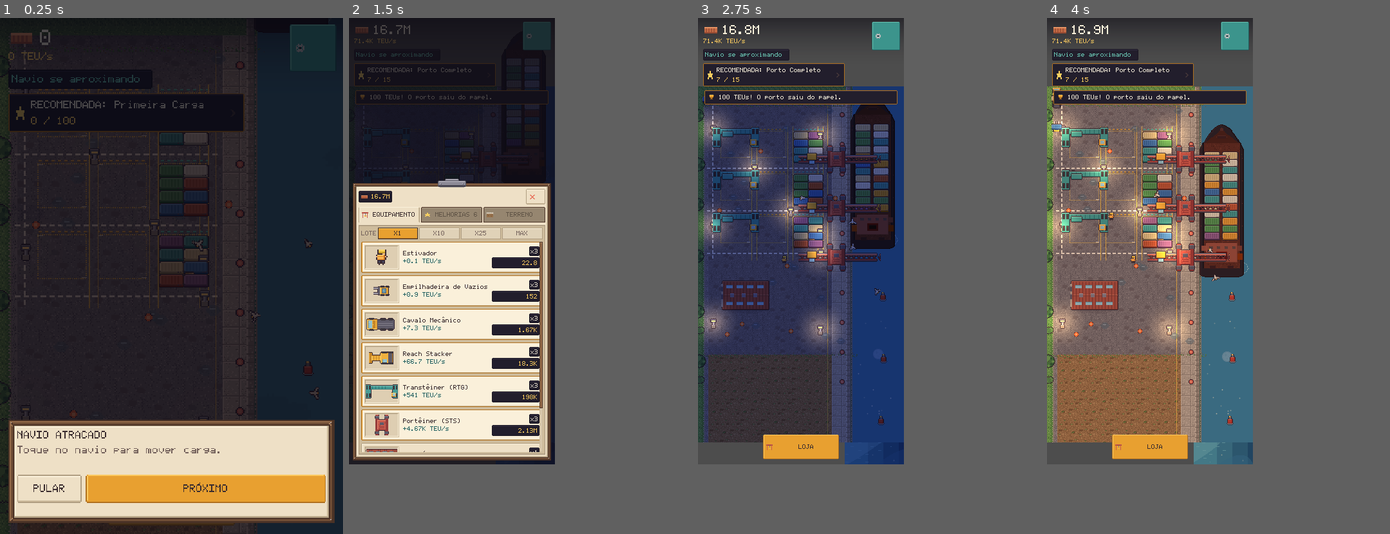
Above: before the commit, frames 1-4 (left to right).
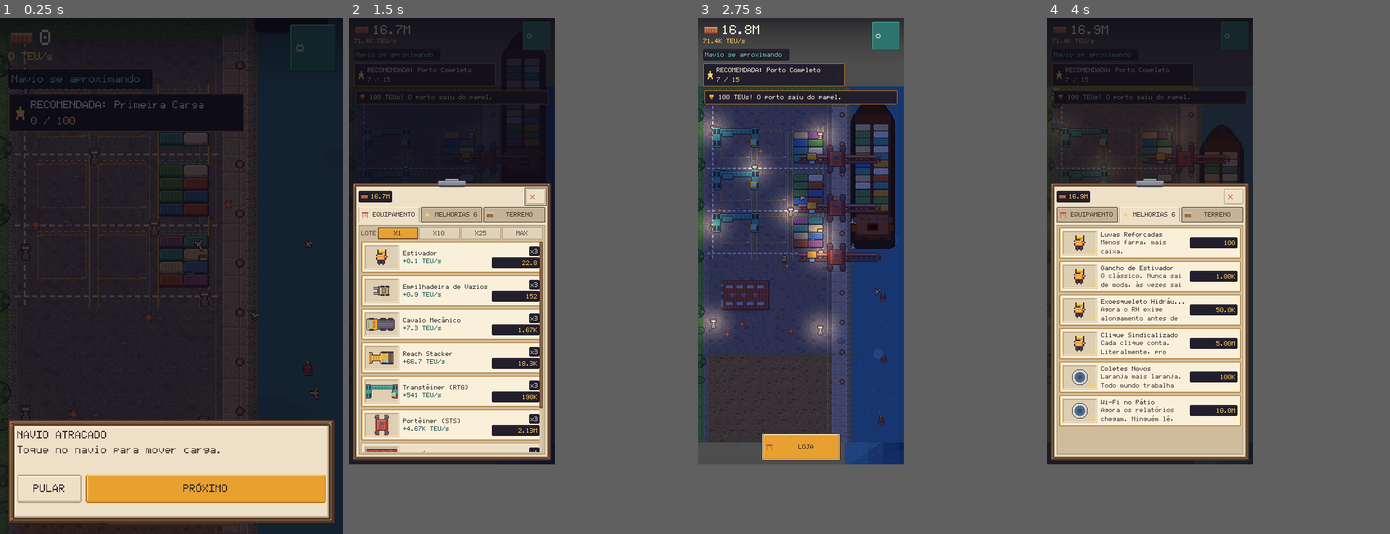
Above: after the commit, the same moments.

Repository: chicogborba/HarborClick
Game: Godot game, scene res://tools/capture/capture.tscn
The game is run twice, just before and just after one commit, with the same random seed, the same clock (stepped at 60 frames per second) and the same inputs. This scene is started directly instead of the project's main scene.
Inputs (mouse positions are in pixels of both pictures, inside the frame that each line leads up to):
- Up to frame 1 (0.25 s): no input
- Up to frame 2 (1.5 s): click "LOJA" at 0.5 s; click "LOJA" at 1.25 s
- Up to frame 3 (2.75 s): click "EQUIPAMENTO" at 2 s
- Up to frame 4 (4 s): tap Enter (ui_accept) at 2.75 s; move the mouse to (1293, 250) at 2.77 s; hold D (pan_right) 2.78-3.5 s; hold Enter (ui_accept) 2.78-3.5 s; click (1293, 250) at 2.92 s; click (1218, 245) at 3.5 s, where only the run after the commit has a clickable "MELHORIAS 6"

The runs differ from the first frame. In frame 1, 0.2% of the frame differs, in the area x 5-64%, y 82-85%; in frame 2, 1.0%; in frame 3, 0.5%; in frame 4, 48%, in the area x 0-61%, y 0-87%.

Commit message:
feat: make the whole game reachable by keyboard and readable at AA
Contrast was chosen by eye and nine functional text pairs missed WCAG
AA. The worst were the inactive tab label at 2.08:1 and the muted key at
2.90:1 — text the player is expected to read. The ink, the teal and rust
key bases and the inactive tab surface are darkened until every pair
clears 4.5:1, computed rather than eyeballed, and
tests/contrast_test_runner locks all twenty in.

Inactive controls are exempt from that floor under WCAG 1.4.3, so they
are checked at a lower one instead: a disabled key should not look
enabled, but it should still be readable.

The focus ring is now two-tone. A single colour cannot separate from
both the cream paper of the board and the near-black slate of a readout,
so it carries an ink pixel outside a cream one and whichever surface it
lands on, one of them reads.

Keyboard:

- shop cards were pointer-only. They take focus and activate on Enter
  now, through the same dedupe window as touch so a key repeat cannot
  buy twice;
- opening an overlay moves focus into it and closing hands it back to
  the key that opened it. Without that, every close dumped a keyboard
  user at the top of the tree.

Screen readers: keys named by their own label, icon keys given explicit
names (an icon is not a label), and settings rows named with the option
they belong to — "LIGADA" on its own says nothing.

Co-Authored-By: Claude Opus 5 <noreply@anthropic.com>

Diff:
--- a/scripts/ui/hud.gd
+++ b/scripts/ui/hud.gd
@@ -126,9 +126,9 @@
 
 
 func _build_keys() -> void:
-	var gear := UiTheme.icon_button(UiTheme.Icon.GEAR, &"alt")
+	var gear := UiTheme.icon_button(UiTheme.Icon.GEAR, &"alt",
+		UiTheme.TOUCH_MIN, "Ajustes")
 	gear.name = "SettingsGear"
-	gear.tooltip_text = "Ajustes"
 	gear.pressed.connect(func() -> void:
 		AudioManager.play_sfx("tap")
 		settings_pressed.emit())
--- a/scripts/ui/port_journal.gd
+++ b/scripts/ui/port_journal.gd
@@ -26,6 +26,7 @@
 var _clip: TextureRect
 var _list: VBoxContainer
 var _tab_buttons: Dictionary = {}
+var _focus_return: Control
 
 
 func setup(manager_or_callbacks: Variant, callbacks: Dictionary = {}) -> void:
@@ -62,7 +63,8 @@
 	title.size_flags_horizontal = Control.SIZE_EXPAND_FILL
 	title.vertical_alignment = VERTICAL_ALIGNMENT_CENTER
 	header.add_child(title)
-	var close_button := UiTheme.icon_button(UiTheme.Icon.CLOSE, &"ghost", 26.0)
+	var close_button := UiTheme.icon_button(UiTheme.Icon.CLOSE, &"ghost", 26.0,
+		"Fechar o diário")
 	close_button.custom_minimum_size = Vector2(30, 24)
 	close_button.tooltip_text = "Fechar (Esc)"
 	close_button.pressed.connect(close)
@@ -101,8 +103,10 @@
 func open(tab := "next") -> void:
 	_active_tab = tab if TABS.any(func(entry: Array) -> bool: return entry[0] == tab) else "next"
 	_open = true
+	_focus_return = get_viewport().gui_get_focus_owner()
 	_refresh()
 	_layout()
+	UiTheme.focus_first(_sheet)
 	open_changed.emit(true)
 
 
@@ -111,6 +115,8 @@
 		return
 	_open = false
 	_layout()
+	UiTheme.restore_focus(_focus_return)
+	_focus_return = null
 	open_changed.emit(false)
 
 
@@ -247,6 +253,8 @@
 			&"amber" if pinned else &"ghost", 28.0)
 		pin.custom_minimum_size = Vector2(30, 28)
 		pin.size_flags_vertical = Control.SIZE_SHRINK_CENTER
+		UiTheme.describe(pin, "Fixar \"%s\" no HUD"
+			% str(objective.get("title", "meta")))
 		pin.tooltip_text = "Fixada no HUD" if pinned else "Fixar no HUD"
 		pin.disabled = pinned
 		pin.pressed.connect(_pin.bind(StringName(objective.get("id", ""))))
--- a/scripts/ui/prestige_dialog.gd
+++ b/scripts/ui/prestige_dialog.gd
@@ -16,6 +16,7 @@
 var _summary: Label
 var _confirm: Button
 var _tree: VBoxContainer
+var _focus_return: Control
 var _scroll: ScrollContainer
 var _viewport_clip: Control
 
@@ -48,7 +49,8 @@
 	title.size_flags_horizontal = Control.SIZE_EXPAND_FILL
 	title.vertical_alignment = VERTICAL_ALIGNMENT_CENTER
 	header.add_child(title)
-	var close_button := UiTheme.icon_button(UiTheme.Icon.CLOSE, &"ghost", 26.0)
+	var close_button := UiTheme.icon_button(UiTheme.Icon.CLOSE, &"ghost", 26.0,
+		"Fechar a proposta")
 	close_button.custom_minimum_size = Vector2(30, 24)
 	close_button.tooltip_text = "Fechar (Esc)"
 	close_button.pressed.connect(close)
@@ -92,7 +94,9 @@
 	_quoted = false
 	_summary.text = "Consulte a proposta antes de confirmar a reconstrução."
 	_confirm.text = "VER PROPOSTA"
-	_layout()
+	_focus_return = get_viewport().gui_get_focus_owner()
+	_layout()
+	_confirm.grab_focus()
 	open_changed.emit(true)
 
 
@@ -100,6 +104,8 @@
 	if not _open: return
 	_open = false
 	_layout()
+	UiTheme.restore_focus(_focus_return)
+	_focus_return = null
 	open_changed.emit(false)
 
 
--- a/scripts/ui/settings_panel.gd
+++ b/scripts/ui/settings_panel.gd
@@ -29,6 +29,7 @@
 var _wipe_btn: Button
 var _tutorial_btn: Button
 var _safe_rect := Rect2()
+var _focus_return: Control
 
 
 func _ready() -> void:
@@ -133,6 +134,10 @@
 	var value := UiTheme.button("", &"alt", UiTheme.SIZE_SMALL)
 	value.custom_minimum_size = Vector2(VALUE_WIDTH, ROW_HEIGHT)
 	value.tooltip_text = name_text
+	# The key's own text is only the value ("LIGADA"); on its own that says
+	# nothing, so the accessible name carries the row it belongs to.
+	value.set_meta("row_name", name_text)
+	UiTheme.describe(value, name_text)
 	value.pressed.connect(on_press)
 	row.add_child(value)
 	return value
@@ -149,9 +154,11 @@
 	_wipe_btn.text = "APAGAR PROGRESSO"
 	UiTheme.style_button(_wipe_btn, &"danger")
 	_refresh()
+	_focus_return = get_viewport().gui_get_focus_owner()
 	visible = true
 	open_changed.emit(true)
 	_layout()
+	UiTheme.focus_first(_panel)
 	if not UserPreferences.can_animate():
 		_panel.modulate.a = 1.0
 		_panel.scale = Vector2.ONE
@@ -170,6 +177,8 @@
 		return
 	AudioManager.play_sfx("tap")
 	visible = false
+	UiTheme.restore_focus(_focus_return)
+	_focus_return = null
 	open_changed.emit(false)
 
 
@@ -223,6 +232,10 @@
 			[_numbers_btn, UserPreferences.floating_numbers],
 			[_fullscreen_btn, UserPreferences.fullscreen]]:
 		UiTheme.style_button(pair[0], &"alt" if bool(pair[1]) else &"off")
+	for button in [_music_btn, _sfx_btn, _motion_btn, _numbers_btn,
+			_ui_scale_btn, _fullscreen_btn]:
+		button.accessibility_name = "%s: %s" % [
+			str(button.get_meta("row_name", "")), button.text]
 
 
 func _toggle_music() -> void:
--- a/scripts/ui/shop.gd
+++ b/scripts/ui/shop.gd
@@ -51,6 +51,7 @@
 var _safe_rect := Rect2()
 var _profile := ""
 var _buy_mode: StringName = &"x1"
+var _focus_return: Control
 
 
 func _ready() -> void:
@@ -162,7 +163,8 @@
 	gap.mouse_filter = Control.MOUSE_FILTER_IGNORE
 	header.add_child(gap)
 
-	var close_btn := UiTheme.icon_button(UiTheme.Icon.CLOSE, &"ghost", 26.0)
+	var close_btn := UiTheme.icon_button(UiTheme.Icon.CLOSE, &"ghost", 26.0,
+		"Fechar a loja")
 	close_btn.custom_minimum_size = Vector2(30, 24)
 	close_btn.tooltip_text = "Fechar (Esc)"
 	close_btn.pressed.connect(_close)
@@ -333,7 +335,11 @@
 
 func _open_sheet() -> void:
 	_open = true
+	# Remember who opened us so the caret can go home on close; a keyboard
+	# user dumped at the top of the tree every time cannot navigate.
+	_focus_return = get_viewport().gui_get_focus_owner()
 	_layout()
+	UiTheme.focus_first(_board)
 	open_changed.emit(true)
 	if not UserPreferences.can_animate():
 		_board.modulate.a = 1.0
@@ -347,6 +353,8 @@
 		return
 	_open = false
 	_layout()
+	UiTheme.restore_focus(_focus_return if _focus_return != null else _launcher)
+	_focus_return = null
 	open_changed.emit(false)
 
 
--- a/scripts/ui/shop_card.gd
+++ b/scripts/ui/shop_card.gd
@@ -48,6 +48,11 @@
 	_blurb = description
 	custom_minimum_size.y = 46.0
 	mouse_filter = Control.MOUSE_FILTER_STOP
+	# A card is a button in everything but class, so it has to be reachable and
+	# activatable from the keyboard like one.
+	focus_mode = Control.FOCUS_ALL
+	add_theme_stylebox_override(&"focus", UiTheme.focus_ring())
+	UiTheme.describe(self, title, description)
 	_apply_state(&"normal")
 
 	var row := HBoxContainer.new()
@@ -176,6 +181,10 @@
 # --------------------------------------------------------------------- input
 
 func _gui_input(event: InputEvent) -> void:
+	if event.is_action_pressed(&"ui_accept"):
+		accept_event()
+		_activate()
+		return
 	if event is InputEventMouseButton and event.button_index == MOUSE_BUTTON_LEFT:
 		if event.pressed:
 			_begin_press(event.position)
@@ -202,10 +211,18 @@
 func _finish_press(at: Vector2) -> void:
 	var should_buy := _press_start.distance_to(at) < DRAG_CANCEL_DISTANCE
 	_tracking_press = false
+	if should_buy:
+		_activate()
+
+
+func _activate() -> void:
+	## One dedupe window for every input route, so an emulated mouse click that
+	## follows a touch — or a key repeat — cannot buy twice.
 	var now := Time.get_ticks_msec()
-	if should_buy and now - _last_activation_msec >= EMULATED_INPUT_DEDUPE_MSEC:
-		_last_activation_msec = now
-		pressed_card.emit(id)
+	if now - _last_activation_msec < EMULATED_INPUT_DEDUPE_MSEC:
+		return
+	_last_activation_msec = now
+	pressed_card.emit(id)
 
 
 # ------------------------------------------------------------------ feedback
--- a/scripts/ui/ui_theme.gd
+++ b/scripts/ui/ui_theme.gd
@@ -22,19 +22,40 @@
 const SIZE_HUGE := 30
 
 # --- ink on paper ---
+# Every colour used for functional text is chosen so it clears WCAG AA (4.5:1)
+# against every surface it can land on. `tests/contrast_test_runner.gd` fails
+# the build if that stops being true.
 const INK := Color8(58, 44, 46)
-const INK_SOFT := Color8(116, 98, 92)
+const INK_SOFT := Color8(84, 68, 64)
 const PAPER := Color8(238, 224, 198)
 const PAPER_DEEP := Color8(206, 188, 156)
 const CREAM := Color8(250, 240, 218)
 
 # --- accents (same two the yard machines wear) ---
 const AMBER := Color8(252, 202, 96)
-const AMBER_DEEP := Color8(176, 112, 30)
-const TEAL := Color8(60, 148, 140)
-const TEAL_DEEP := Color8(34, 96, 96)
+const AMBER_DEEP := Color8(128, 78, 18)
+const TEAL := Color8(44, 116, 110)
+const TEAL_DEEP := Color8(28, 80, 80)
 const TEAL_LIGHT := Color8(104, 194, 176)
-const DANGER := Color8(186, 92, 62)
+const DANGER := Color8(150, 60, 48)
+
+## Surfaces text is allowed to land on, keyed by the sprite that draws them.
+## Kept next to the ink so a palette change and its contrast proof stay in one
+## place.
+const SURFACE := {
+	&"card": Color8(238, 224, 198),
+	&"card_ready": Color8(250, 240, 218),
+	&"card_locked": Color8(200, 190, 176),
+	&"sheet": Color8(206, 188, 156),
+	&"slate": Color8(34, 30, 44),
+	&"btn_amber": Color8(232, 160, 48),
+	&"btn_alt": Color8(44, 116, 110),
+	&"btn_danger": Color8(150, 60, 48),
+	&"btn_ghost": Color8(238, 224, 198),
+	&"btn_off": Color8(176, 166, 154),
+	&"seg_off": Color8(224, 210, 184),
+	&"tab_off": Color8(196, 178, 150),
+}
 
 # --- the slate a number is stamped on ---
 const SLATE := Color8(34, 30, 44)
@@ -221,7 +242,7 @@
 }
 const _BUTTON_TEXT := {
 	&"amber": INK, &"alt": CREAM, &"ghost": INK,
-	&"off": Color8(96, 88, 84), &"danger": CREAM,
+	&"off": INK, &"danger": CREAM,
 }
 
 
@@ -230,9 +251,44 @@
 	var node := Button.new()
 	node.text = text
 	node.focus_mode = Control.FOCUS_ALL
+	node.accessibility_name = text
 	apply_font(node, size)
 	style_button(node, kind)
 	return node
+
+
+static func describe(control: Control, control_name: String,
+		description: String = "") -> void:
+	## A screen reader has no icon to look at, and a tooltip only exists for a
+	## mouse. Anything whose label is a picture needs to say what it is here.
+	control.accessibility_name = control_name
+	if not description.is_empty():
+		control.accessibility_description = description
+	if control.tooltip_text.is_empty():
+		control.tooltip_text = control_name
+
+
+static func focus_first(root: Node) -> Control:
+	## Depth-first, so opening an overlay lands the caret on its first real
+	## control rather than leaving focus behind on the button that opened it.
+	for child in root.get_children():
+		var control := child as Control
+		if control != null and control.focus_mode == Control.FOCUS_ALL \
+				and control.is_visible_in_tree() and not control.is_queued_for_deletion():
+			control.grab_focus()
+			return control
+		var found := focus_first(child)
+		if found != null:
+			return found
+	return null
+
+
+static func restore_focus(control: Control) -> void:
+	## Closing an overlay must hand the caret back where it came from, or
+	## keyboard users are dumped at the top of the tree every time.
+	if control != null and is_instance_valid(control) \
+			and control.is_visible_in_tree() and control.focus_mode == Control.FOCUS_ALL:
+		control.grab_focus()
 
 
 static func style_button(node: Button, kind: StringName) -> void:
@@ -248,16 +304,27 @@
 	node.add_theme_color_override(&"font_hover_color", text_color)
 	node.add_theme_color_override(&"font_pressed_color", CREAM)
 	node.add_theme_color_override(&"font_focus_color", text_color)
-	node.add_theme_color_override(&"font_disabled_color", Color8(132, 122, 112))
-
-
-static func _focus_style() -> StyleBoxFlat:
-	## Keyboard focus must not depend on colour alone, so it is a visible ring
-	## drawn outside the key rather than a tint.
-	var box := StyleBoxFlat.new()
-	box.draw_center = false
-	box.border_color = TEAL_LIGHT
-	box.set_border_width_all(2)
+	# WCAG 1.4.3 exempts inactive controls from the contrast floor, but a key
+	# nobody can read is still a bad key, so it stays as legible as a disabled
+	# state is allowed to look.
+	node.add_theme_color_override(&"font_disabled_color", Color8(86, 78, 74))
+
+
+## The two tones of the focus ring. A single colour cannot be visible on both
+## cream paper and near-black slate, so the ring carries one of each and
+## whichever surface it lands on, one of them reads.
+const FOCUS_OUTER := INK
+const FOCUS_INNER := CREAM
+
+
+static func focus_ring() -> StyleBoxTexture:
+	return _focus_style()
+
+
+static func _focus_style() -> StyleBoxTexture:
+	## Keyboard focus must not depend on colour alone, so it is a hollow ring
+	## drawn outside the key rather than a tint of it.
+	var box := nine("ui_focus", 4, 0)
 	box.expand_margin_left = 2
 	box.expand_margin_right = 2
 	box.expand_margin_top = 2
@@ -266,7 +333,7 @@
 
 
 static func icon_button(kind: Icon, style: StringName = &"alt",
-		size: float = TOUCH_MIN) -> Button:
+		size: float = TOUCH_MIN, control_name: String = "") -> Button:
 	var node := button("", style)
 	node.custom_minimum_size = Vector2(size, size)
 	node.size = node.custom_minimum_size
@@ -274,6 +341,8 @@
 	node.expand_icon = false
 	node.add_theme_constant_override(&"icon_max_width", 20)
 	node.alignment = HORIZONTAL_ALIGNMENT_CENTER
+	if not control_name.is_empty():
+		describe(node, control_name)
 	return node
 
 
@@ -281,6 +350,7 @@
 	var node := Button.new()
 	node.text = text
 	node.focus_mode = Control.FOCUS_ALL
+	node.accessibility_name = text
 	apply_font(node, SIZE_SMALL)
 	style_segment(node, active)
 	return node
@@ -306,7 +376,7 @@
 	node.add_theme_stylebox_override(&"hover", box)
 	node.add_theme_stylebox_override(&"pressed", tab_style(true))
 	node.add_theme_stylebox_override(&"focus", _focus_style())
-	var color := INK if active else Color8(96, 84, 70)
+	var color := INK if active else Color8(66, 52, 44)
 	node.add_theme_color_override(&"font_color", color)
 	node.add_theme_color_override(&"font_hover_color", INK)
 	node.add_theme_color_override(&"font_pressed_color", INK)
--- /dev/null
+++ b/tests/a11y_test_runner.gd
@@ -0,0 +1,139 @@
+extends Node
+## Keyboard and screen-reader contract.
+## Run with:
+## Godot --headless --path . res://tests/a11y_test_runner.tscn
+##
+## The whole game has to be reachable with a keyboard and describable to a
+## screen reader. Two things make that fail silently and are checked here: a
+## control that cannot take focus at all, and a control whose only label is a
+## picture.
+
+const TEST_SAVE_PATH := "user://harborclick_a11y_test.json"
+
+var failures: Array[String] = []
+
+
+func _init() -> void:
+	call_deferred("_run")
+
+
+func _run() -> void:
+	SaveManager.set_save_path_for_tests(TEST_SAVE_PATH)
+	SaveManager.wipe()
+	GameState.from_save({})
+
+	_test_theme_controls_are_reachable_and_named()
+	await _test_card_is_a_button_for_the_keyboard()
+	await _test_overlays_take_and_return_focus()
+
+	SaveManager.wipe()
+	if failures.is_empty():
+		print("A11Y TESTS PASSED (focus, names, keyboard activation)")
+		get_tree().quit(0)
+	else:
+		for failure in failures:
+			push_error(failure)
+		print("A11Y TESTS FAILED: %d assertion(s)" % failures.size())
+		get_tree().quit(1)
+
+
+func _test_theme_controls_are_reachable_and_named() -> void:
+	var text_key := UiTheme.button("COMPRAR")
+	_expect(text_key.focus_mode == Control.FOCUS_ALL,
+		"a themed key can take keyboard focus")
+	_expect(text_key.accessibility_name == "COMPRAR",
+		"a themed key names itself from its label")
+	_expect(text_key.has_theme_stylebox_override(&"focus"),
+		"a themed key draws a focus ring rather than relying on a tint")
+
+	# An icon key has no text at all, so it is exactly the case where an
+	# unnamed control becomes invisible to a screen reader.
+	var icon_key := UiTheme.icon_button(UiTheme.Icon.GEAR, &"alt",
+		UiTheme.TOUCH_MIN, "Ajustes")
+	_expect(icon_key.accessibility_name == "Ajustes",
+		"an icon key carries an explicit accessible name")
+	_expect(not icon_key.tooltip_text.is_empty(),
+		"an icon key also has a pointer tooltip")
+	_expect(icon_key.custom_minimum_size.x >= UiTheme.TOUCH_MIN
+			and icon_key.custom_minimum_size.y >= UiTheme.TOUCH_MIN,
+		"an icon key meets the minimum touch target")
+
+	var segment := UiTheme.segment("X10", false)
+	_expect(segment.focus_mode == Control.FOCUS_ALL
+			and segment.accessibility_name == "X10",
+		"a bulk segment is reachable and named")
+	text_key.free()
+	icon_key.free()
+	segment.free()
+
+
+func _test_card_is_a_button_for_the_keyboard() -> void:
+	var viewport := _make_viewport(Vector2i(360, 800))
+	var card := ShopCard.new()
+	card.setup("rtg", "structure", "rtg", "Transtêiner", "Empilha o pátio.")
+	viewport.add_child(card)
+	var bought: Array[String] = []
+	card.pressed_card.connect(func(id: String) -> void: bought.append(id))
+	await get_tree().process_frame
+
+	_expect(card.focus_mode == Control.FOCUS_ALL,
+		"a shop card can take keyboard focus")
+	_expect(card.accessibility_name == "Transtêiner",
+		"a shop card names itself for a screen reader")
+	_expect(card.accessibility_description == "Empilha o pátio.",
+		"a shop card describes what it does")
+
+	var accept := InputEventAction.new()
+	accept.action = &"ui_accept"
+	accept.pressed = true
+	card._gui_input(accept)
+	_expect(bought.size() == 1, "Enter on a focused card buys once")
+
+	# The dedupe window is shared with pointer input, so a key repeat arriving
+	# straight after cannot buy a second time.
+	card._gui_input(accept)
+	_expect(bought.size() == 1, "an immediate key repeat does not buy again")
+
+	viewport.queue_free()
+	await get_tree().process_frame
+
+
+func _test_overlays_take_and_return_focus() -> void:
+	var viewport := _make_viewport(Vector2i(360, 800))
+	var shop := Shop.new()
+	viewport.add_child(shop)
+	await get_tree().process_frame
+	await get_tree().process_frame
+
+	shop._launcher.grab_focus()
+	await get_tree().process_frame
+	shop._launcher.emit_signal("pressed")
+	await get_tree().process_frame
+	var focused := viewport.gui_get_focus_owner()
+	_expect(focused != null and shop._board.is_ancestor_of(focused),
+		"opening the shop moves focus inside the board")
+
+	var escape := InputEventKey.new()
+	escape.keycode = KEY_ESCAPE
+	escape.pressed = true
+	shop._unhandled_key_input(escape)
+	await get_tree().process_frame
+	_expect(not shop.is_open(), "Escape closes the shop")
+	_expect(viewport.gui_get_focus_owner() == shop._launcher,
+		"closing the shop hands focus back to the key that opened it")
+
+	viewport.queue_free()
+	await get_tree().process_frame
+
+
+func _make_viewport(size: Vector2i) -> SubViewport:
+	var viewport := SubViewport.new()
+	viewport.size = size
+	viewport.render_target_update_mode = SubViewport.UPDATE_DISABLED
+	add_child(viewport)
+	return viewport
+
+
+func _expect(condition: bool, label: String) -> void:
+	if not condition:
+		failures.append(label)
--- /dev/null
+++ b/tests/a11y_test_runner.tscn
@@ -0,0 +1,6 @@
+[gd_scene load_steps=2 format=3]
+
+[ext_resource type="Script" path="res://tests/a11y_test_runner.gd" id="1_a11y"]
+
+[node name="A11yTestRunner" type="Node"]
+script = ExtResource("1_a11y")
--- /dev/null
+++ b/tests/contrast_test_runner.gd
@@ -0,0 +1,99 @@
+extends Node
+## WCAG contrast proof for the interface palette.
+## Run with:
+## Godot --headless --path . res://tests/contrast_test_runner.tscn
+##
+## Colour is chosen by eye and then drifts. This suite keeps the theme honest:
+## every colour used for functional text must clear 4.5:1 against every surface
+## it can actually land on, computed with the WCAG 2.1 relative-luminance
+## formula rather than eyeballed.
+##
+## Inactive controls are exempt under WCAG 1.4.3 and are checked at a lower
+## floor, so a disabled key stays readable without forcing it to look enabled.
+
+const AA_TEXT := 4.5
+const DISABLED_FLOOR := 3.0
+
+var failures: Array[String] = []
+
+
+func _init() -> void:
+	call_deferred("_run")
+
+
+func _run() -> void:
+	var surfaces := UiTheme.SURFACE
+
+	# ink, surface, label
+	var pairs := [
+		[UiTheme.INK, surfaces.card, "card title on a card"],
+		[UiTheme.INK_SOFT, surfaces.card, "card blurb on a card"],
+		[UiTheme.INK_SOFT, surfaces.card_ready, "card blurb on an affordable card"],
+		[UiTheme.INK_SOFT, surfaces.card_locked, "hint on a locked card"],
+		[UiTheme.INK_SOFT, surfaces.sheet, "body text on the sheet"],
+		[UiTheme.INK, surfaces.sheet, "heading on the sheet"],
+		[UiTheme.TEAL_DEEP, surfaces.sheet, "section caption on the sheet"],
+		[UiTheme.TEAL_DEEP, surfaces.card, "output figure on a card"],
+		[UiTheme.AMBER_DEEP, surfaces.card_ready, "contract figure on a card"],
+		[UiTheme.SLATE_TEXT, surfaces.slate, "readout on slate"],
+		[UiTheme.AMBER, surfaces.slate, "price stamped on slate"],
+		[UiTheme.TEAL_LIGHT, surfaces.slate, "notice on slate"],
+		[UiTheme.SLATE_DIM, surfaces.slate, "unaffordable price on slate"],
+		[UiTheme.INK, surfaces.btn_amber, "label on an amber key"],
+		[UiTheme.CREAM, surfaces.btn_alt, "label on a teal key"],
+		[UiTheme.CREAM, surfaces.btn_danger, "label on the danger key"],
+		[UiTheme.INK, surfaces.btn_ghost, "label on a ghost key"],
+		[UiTheme.INK, surfaces.btn_off, "label on a muted key"],
+		[UiTheme.INK_SOFT, surfaces.seg_off, "label on an inactive segment"],
+		[Color8(66, 52, 44), surfaces.tab_off, "label on an inactive tab"],
+	]
+	for pair in pairs:
+		var ratio := _contrast(pair[0], pair[1])
+		_expect(ratio >= AA_TEXT,
+			"%s reads at %.2f:1, below the %.1f:1 floor" % [pair[2], ratio, AA_TEXT])
+
+	# Disabled controls: exempt from AA, but still not invisible.
+	var disabled := _contrast(Color8(86, 78, 74), surfaces.btn_off)
+	_expect(disabled >= DISABLED_FLOOR,
+		"a disabled key reads at %.2f:1, below the %.1f:1 legibility floor"
+			% [disabled, DISABLED_FLOOR])
+
+	# The focus ring is two-tone precisely because no single colour is visible
+	# on both cream paper and near-black slate. It passes when *either* tone
+	# separates from the surface it lands on.
+	for key: StringName in surfaces:
+		var outer := _contrast(UiTheme.FOCUS_OUTER, surfaces[key])
+		var inner := _contrast(UiTheme.FOCUS_INNER, surfaces[key])
+		_expect(maxf(outer, inner) >= 3.0,
+			"neither tone of the focus ring separates from %s (%.2f:1 / %.2f:1)"
+				% [key, outer, inner])
+
+	if failures.is_empty():
+		print("CONTRAST TESTS PASSED (%d text pairs at AA)" % pairs.size())
+		get_tree().quit(0)
+	else:
+		for failure in failures:
+			push_error(failure)
+		print("CONTRAST TESTS FAILED: %d pair(s)" % failures.size())
+		get_tree().quit(1)
+
+
+static func _channel(value: float) -> float:
+	return value / 12.92 if value <= 0.03928 \
+		else pow((value + 0.055) / 1.055, 2.4)
+
+
+static func _luminance(color: Color) -> float:
+	return 0.2126 * _channel(color.r) + 0.7152 * _channel(color.g) \
+		+ 0.0722 * _channel(color.b)
+
+
+static func _contrast(a: Color, b: Color) -> float:
+	var la := _luminance(a)
+	var lb := _luminance(b)
+	return (maxf(la, lb) + 0.05) / (minf(la, lb) + 0.05)
+
+
+func _expect(condition: bool, message: String) -> void:
+	if not condition:
+		failures.append(message)
--- /dev/null
+++ b/tests/contrast_test_runner.tscn
@@ -0,0 +1,6 @@
+[gd_scene load_steps=2 format=3]
+
+[ext_resource type="Script" path="res://tests/contrast_test_runner.gd" id="1_contrast"]
+
+[node name="ContrastTestRunner" type="Node"]
+script = ExtResource("1_contrast")
Binary file changed: assets/sprites/ui_bar_fill.png
Binary file changed: assets/sprites/ui_btn_alt.png
Binary file changed: assets/sprites/ui_btn_danger.png
Binary file changed: assets/sprites/ui_card_done.png
Binary file added: assets/sprites/ui_focus.png
Not shown, added: assets/sprites/ui_focus.png.import
Binary file changed: assets/sprites/ui_icons.png
Binary file changed: assets/sprites/ui_tab_off.png
Not shown, added: tests/contrast_test_runner.gd.uid
Not shown, added: tools/capture/perf.gd.uid
